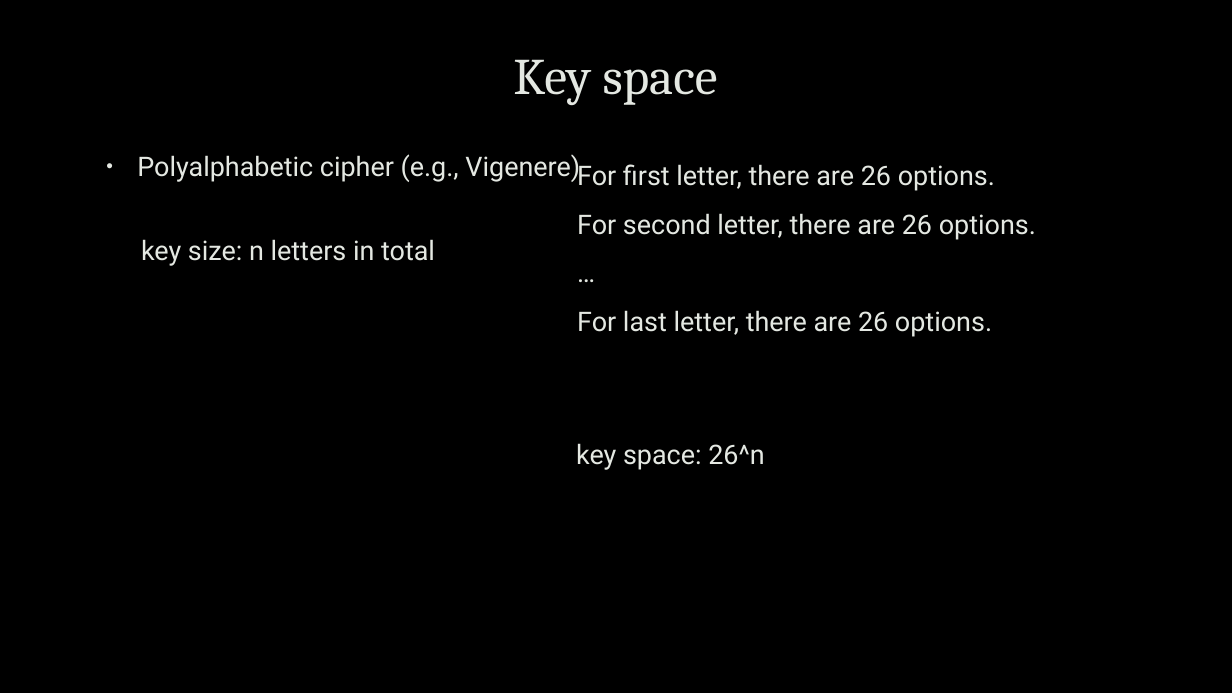
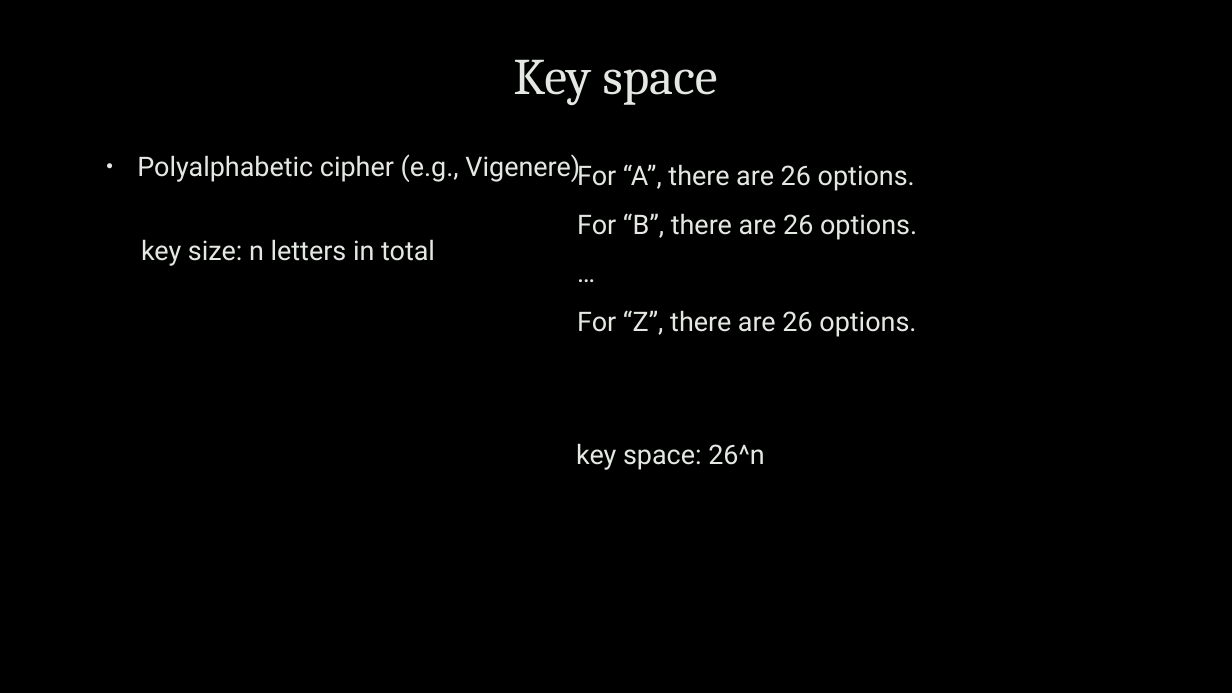
Before and after one commit to uwacyber/cits1003, a slide deck: slide 19 of cits1003-lecture_slides/CITS1003-2 Cryptography-exercises.pptx. Drawn at 1232x693 pixels with LibreOffice and Linux fonts; fonts in the diff are those of the drawing; background and template pictures are left out. Boxes give left, top, right and bottom in pixels: in the first picture for what was removed or moved away, otherwise in the second. Text is boxed around its words. In the diff, an @@ line names an element or a change of style, - is before the commit and + after.

```diff
--- a/cits1003-lecture_slides/CITS1003-2 Cryptography-exercises.pptx
+++ b/cits1003-lecture_slides/CITS1003-2 Cryptography-exercises.pptx
@@ text at [577,162,917,240]: text changed @@
-For first letter, there are 26 options.
-For second letter, there are 26 options.
+For “A”, there are 26 options.
+For “B”, there are 26 options.
@@ text at [577,310,916,337]: text changed @@
-For last letter, there are 26 options.
+For “Z”, there are 26 options.
```
Also in this commit, not shown: 3 other slides changed, 6 slides added.
